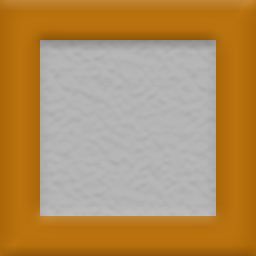
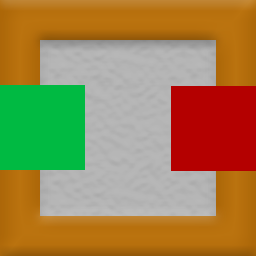
Layered file, before and after one edit (w=256, h=256). Changes by layer:
added layer "矩形 3 拷贝" above "矩形 3" over [171, 86, 256, 171]
added layer "矩形 3" above "矩形 2" over [0, 85, 85, 170]
